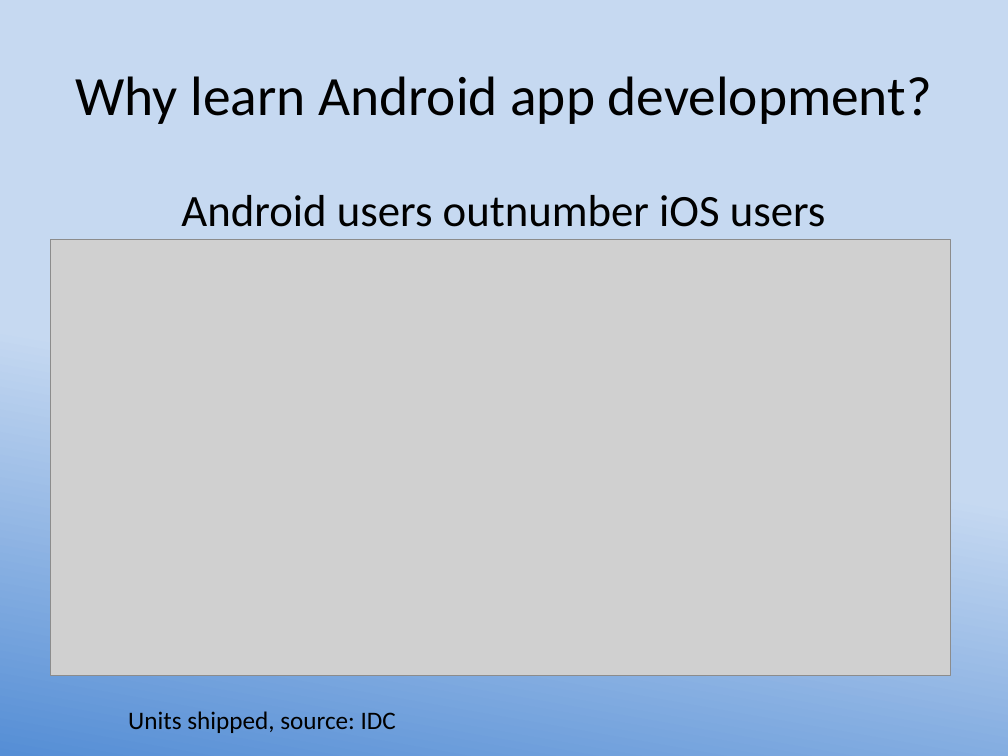
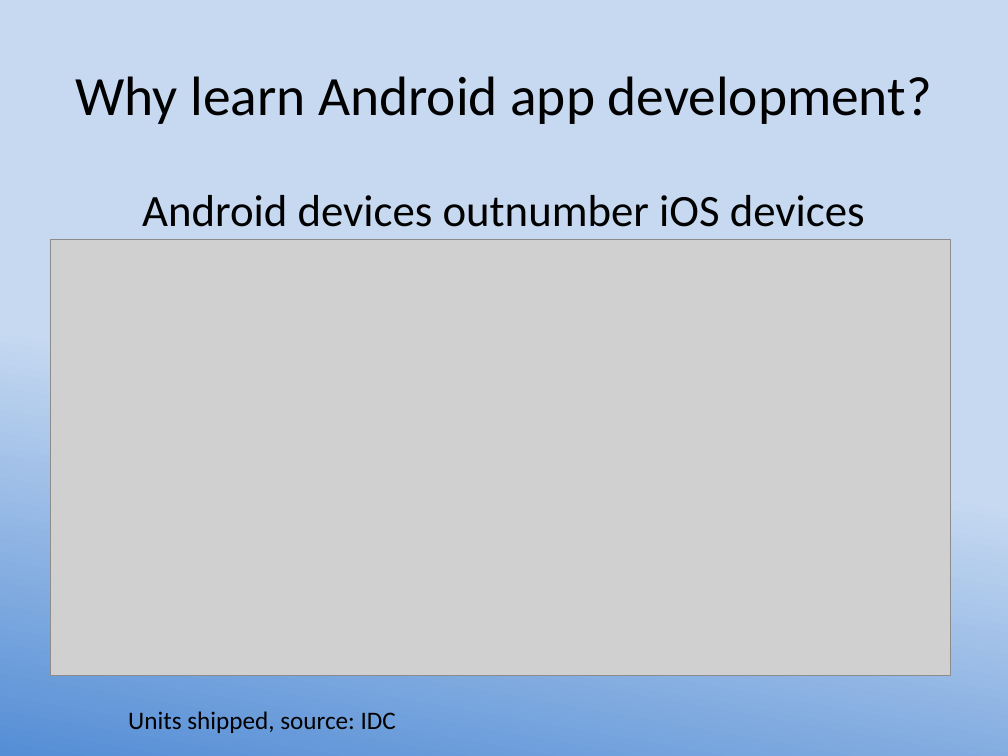
Before and after one commit to LCC-CIT/CS235AM-CourseMaterials, a slide deck: slide 8 of LessonPlans+Slides/Wk1Day1-Intro.pptx. Drawn at 1008x756 pixels with LibreOffice and Linux fonts; fonts in the diff are those of the drawing; grey boxes stand for pictures. Boxes give left, top, right and bottom in pixels: in the first picture for what was removed or moved away, otherwise in the second. Text is boxed around its words. In the diff, an @@ line names an element or a change of style, - is before the commit and + after.

```diff
--- a/LessonPlans+Slides/Wk1Day1-Intro.pptx
+++ b/LessonPlans+Slides/Wk1Day1-Intro.pptx
@@ text at (142, 195, 865, 227): text changed @@
-Android users outnumber iOS users
+Android devices outnumber iOS devices
```
Also in this commit, not shown: 5 other slides changed, 2 slides added.
